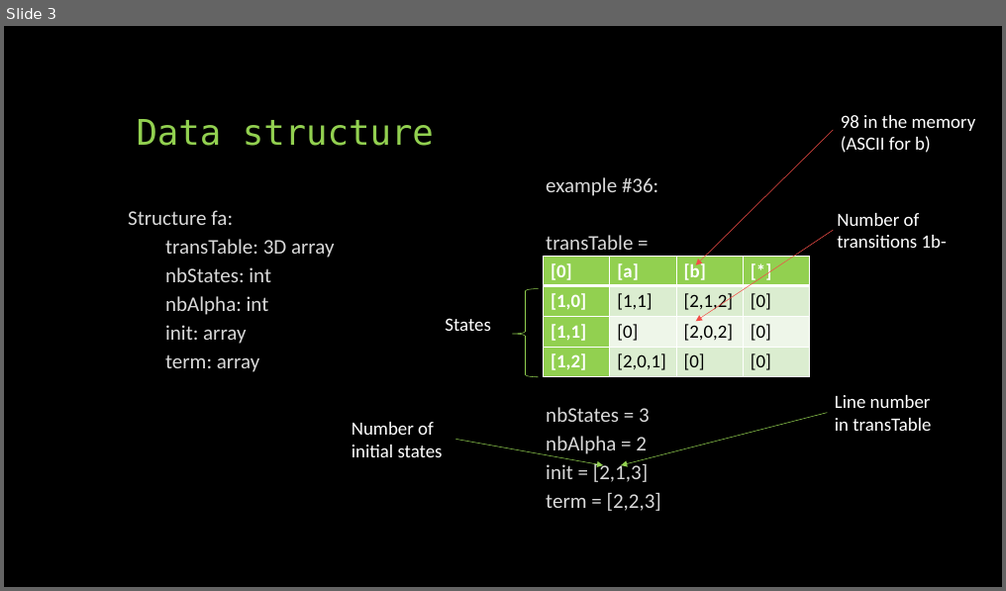
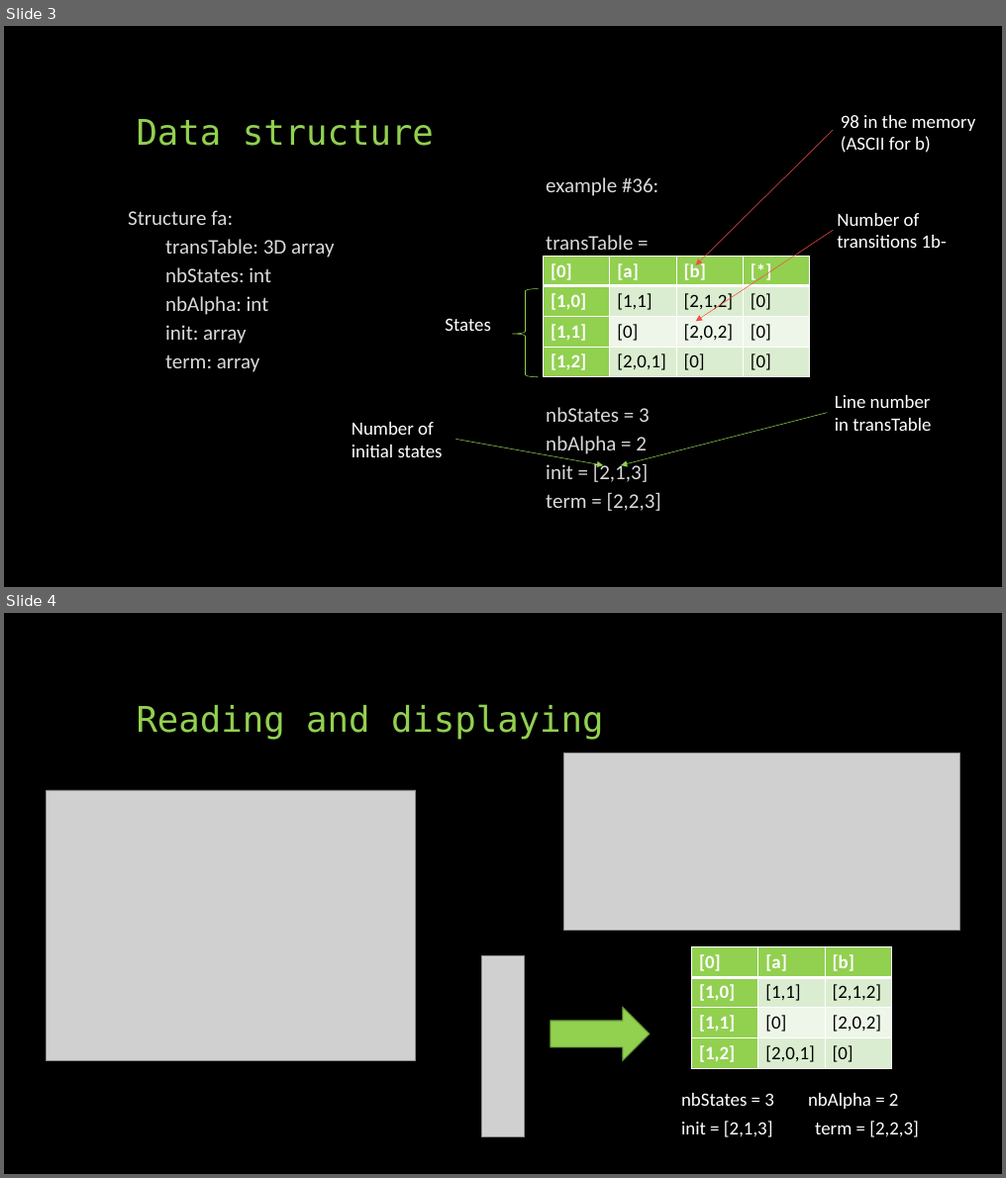
Before and after one commit to Vectypus/Finite-automata, a slide deck: Presentation.pptx. Shown one above the other, each under a label of ours: slide 3 before the commit, slides 3 and 4 after it. The pictures are 1006x591 and 1006x1178 pixels, drawn with LibreOffice and Linux fonts; fonts in the diff are those of the drawing; grey boxes stand for pictures. Boxes give left, top, right and bottom in pixels: in the first picture for what was removed or moved away, otherwise in the second. Text is boxed around its words. In the diff, an @@ line names an element or a change of style, - is before the commit and + after.

```diff
--- a/Presentation.pptx
+++ b/Presentation.pptx
@@ slide 4 added at box(4, 613, 1002, 1174), background #000000 @@
@@ title added at box(137, 704, 604, 740), 34 pt, text #92D050 @@
+Reading and displaying
@@ picture added at box(563, 753, 960, 930) @@
@@ picture added at box(46, 790, 416, 1060) @@
@@ picture added at box(481, 957, 524, 1137) @@
@@ table added at box(692, 947, 892, 1068), 4 rows, 3 columns @@
+[0] | [a] | [b]
+[1,0] | [1,1] | [2,1,2]
+[1,1] | [0] | [2,0,2]
+[1,2] | [2,0,1] | [0]
@@ right arrow added at box(550, 1008, 649, 1060), fill #92D050, outline #6C9A3B 1 pt @@
@@ text added at box(681, 1093, 919, 1138), 18 pt, text #FFFFFF @@
+nbStates = 3 nbAlpha = 2
+init = [2,1,3] term = [2,2,3]
```
Also in this commit, not shown: 4 slides changed, 2 other slides added, 5 slides removed, 1 other file.
